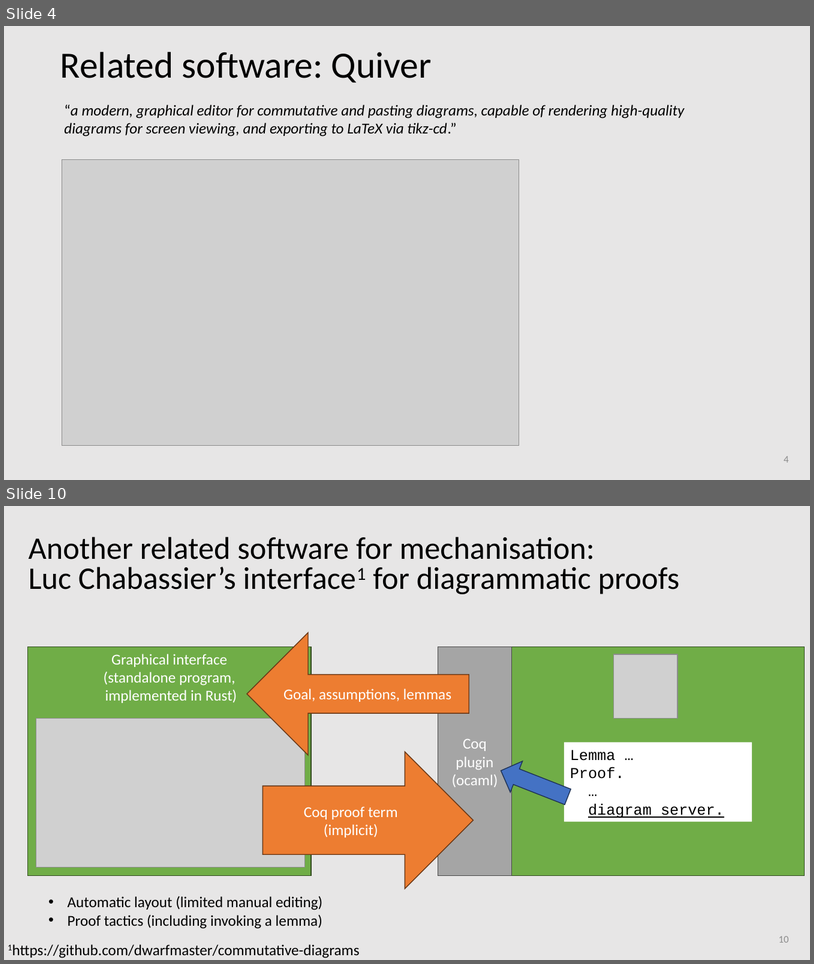
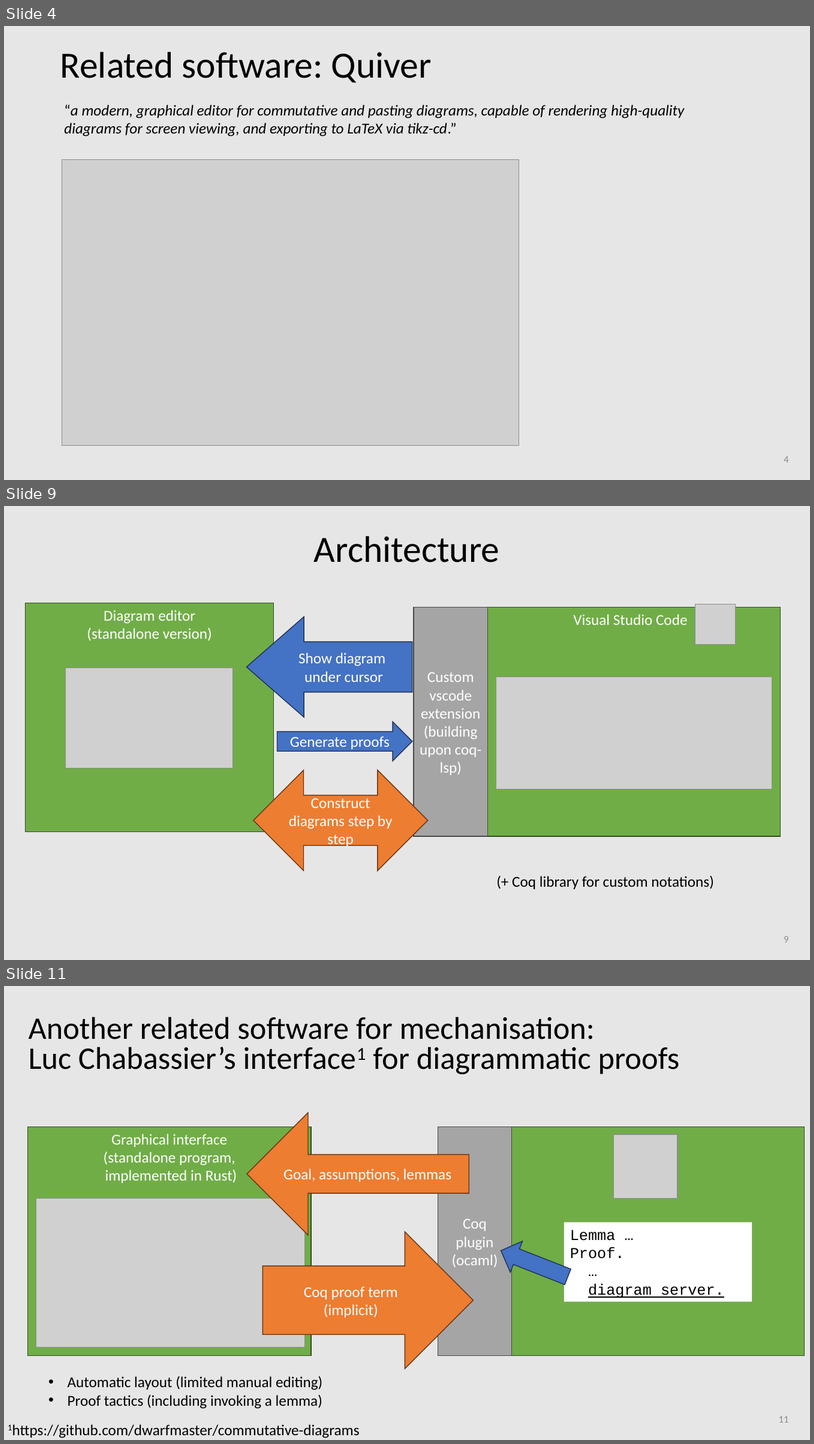
Before and after one commit to amblafont/slides, a slide deck: grapheditor/2024-coqpl/main.pptx. Shown one above the other, each under a label of ours: slides 4 and 10 before the commit, slides 4, 9 and 11 after it; the slides between them are not shown. The pictures are 814x964 and 814x1444 pixels, drawn with LibreOffice and Linux fonts; fonts in the diff are those of the drawing; grey boxes stand for pictures. Boxes give left, top, right and bottom in pixels: in the first picture for what was removed or moved away, otherwise in the second. Text is boxed around its words. In the diff, an @@ line names an element or a change of style, - is before the commit and + after.

```diff
--- a/grapheditor/2024-coqpl/main.pptx
+++ b/grapheditor/2024-coqpl/main.pptx
@@ slide 9 added at (4,506,810,960), background #E7E6E6 @@
@@ title added at (314,536,500,562), 44 pt, text #000000 @@
+Architecture
@@ rectangle added at (25,603,274,831), fill #70AD47, outline #314C1F 1 pt, 18 pt, text #FFFFFF @@
+Diagram editor
+(standalone version)
@@ rectangle added at (414,607,488,835), fill #A5A5A5, outline #484848 1 pt, 18 pt, text #FFFFFF @@
+Custom vscode extension
+(building upon coq-lsp)
@@ rectangle added at (481,607,781,835), fill #70AD47, outline #314C1F 1 pt, 18 pt, text #FFFFFF @@
+Visual Studio Code
@@ picture added at (695,604,735,644) @@
@@ left arrow added at (246,617,413,717), fill #4472C4, outline #1E3256 1 pt, 18 pt, text #FFFFFF @@
+Show diagram
+under cursor
@@ picture added at (65,667,233,768) @@
@@ picture added at (497,677,772,789) @@
@@ right arrow added at (278,721,413,760), fill #4472C4, outline #1E3256 1 pt, 18 pt, text #FFFFFF @@
+Generate proofs
@@ left right arrow added at (254,770,428,870), fill #ED7D31, outline #683715 1 pt, 18 pt, text #FFFFFF @@
+Construct diagrams step by step
@@ text added at (512,875,714,889), 18 pt, text #000000 @@
+(+ Coq library for custom notations)
@@ page number added at (784,936,789,942), 12 pt, text #8C8C8C @@
+9
@@ what was slide 10 is now slide 11 @@
@@ page number at (779,1416,789,1422): text changed @@
-10
+11
```
Also in this commit, not shown: 5 slides changed, 1 other slide added.
